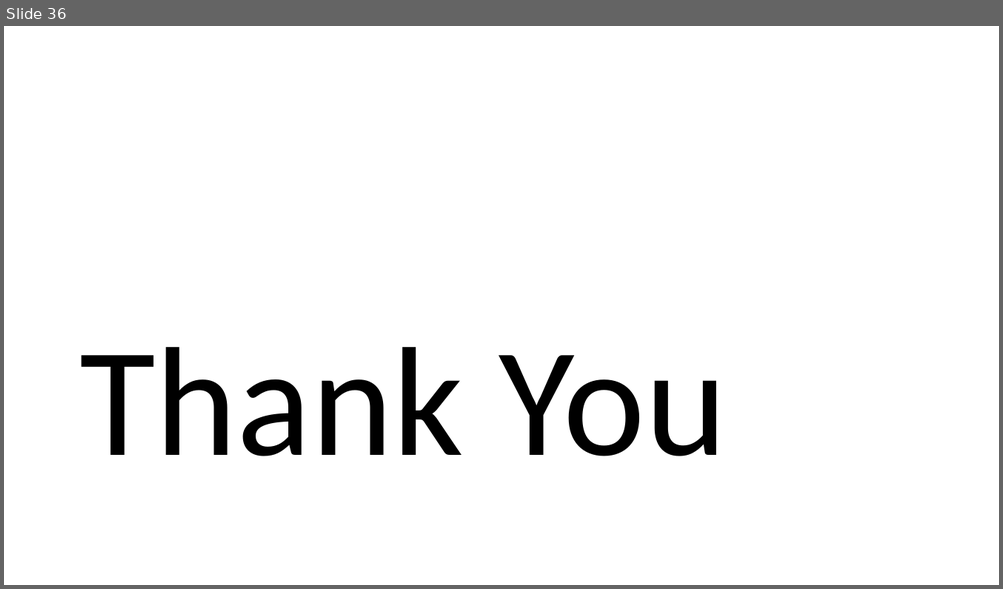
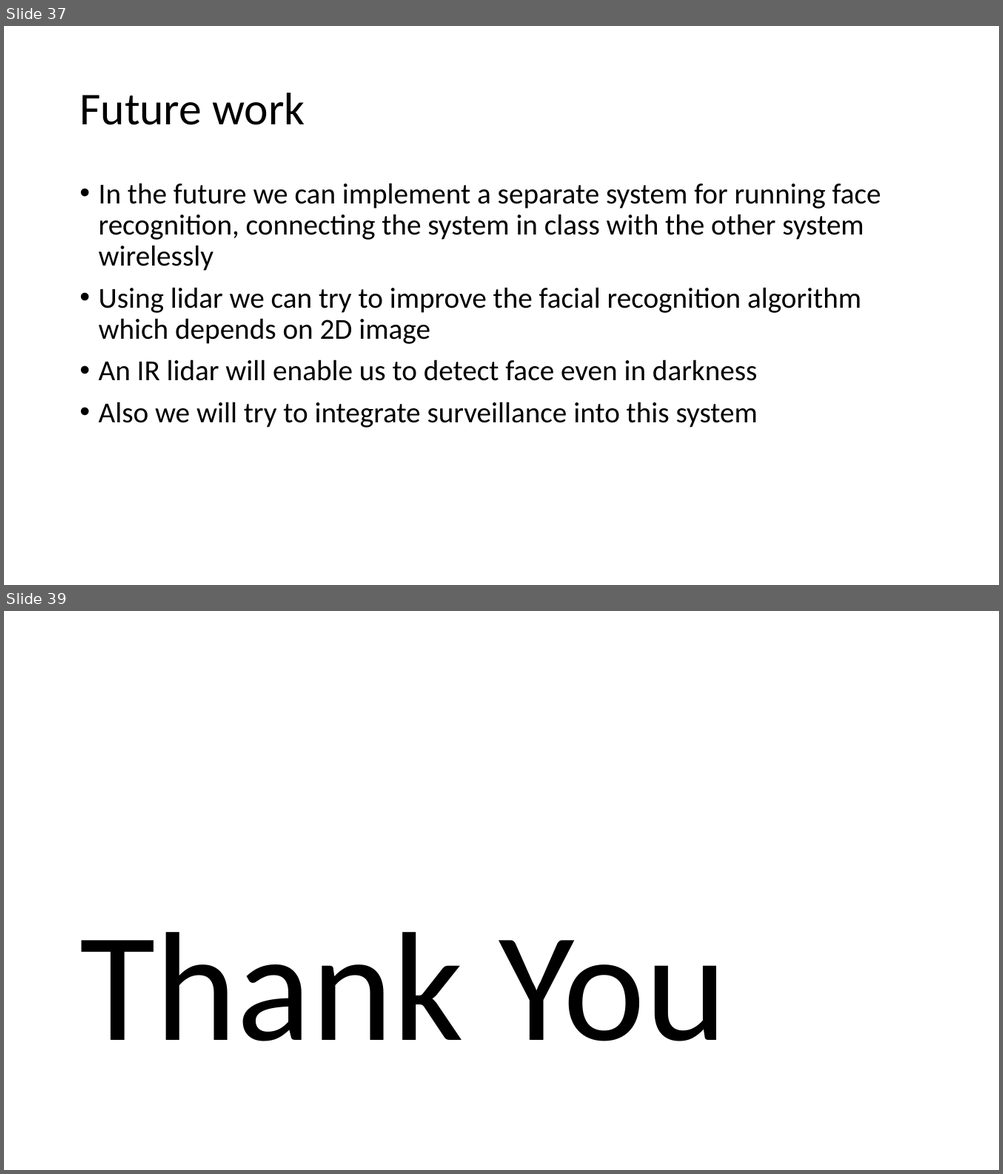
Before and after one commit to Chandru-crypted/Attendance_system_using_facial_recognition, a slide deck: DOCS/PPT's/Problem statement.pptx. Shown one above the other, each under a label of ours: slide 36 before the commit, slides 37 and 39 after it; the slides between them are not shown. The pictures are 1003x589 and 1003x1174 pixels, drawn with LibreOffice and Linux fonts; fonts in the diff are those of the drawing. Boxes give left, top, right and bottom in pixels: in the first picture for what was removed or moved away, otherwise in the second. Text is boxed around its words. In the diff, an @@ line names an element or a change of style, - is before the commit and + after.

```diff
--- a/DOCS/PPT's/Problem statement.pptx
+++ b/DOCS/PPT's/Problem statement.pptx
@@ slide 37 added at [4, 26, 999, 585], background #FFFFFF @@
@@ title added at [79, 93, 304, 125], 44 pt, text #000000 @@
+Future work
@@ text added at [99, 183, 881, 428], 28 pt, text #000000 @@
+• In the future we can implement a separate system for running face recognition, connecting the system in class with the other system wirelessly
+• Using lidar we can try to improve the facial recognition algorithm which depends on 2D image
+• An IR lidar will enable us to detect face even in darkness
+• Also we will try to integrate surveillance into this system
@@ what was slide 36 is now slide 39 @@
```
Also in this commit, not shown: 6 slides changed, 6 other slides added, 4 slides removed, 5 other files.
